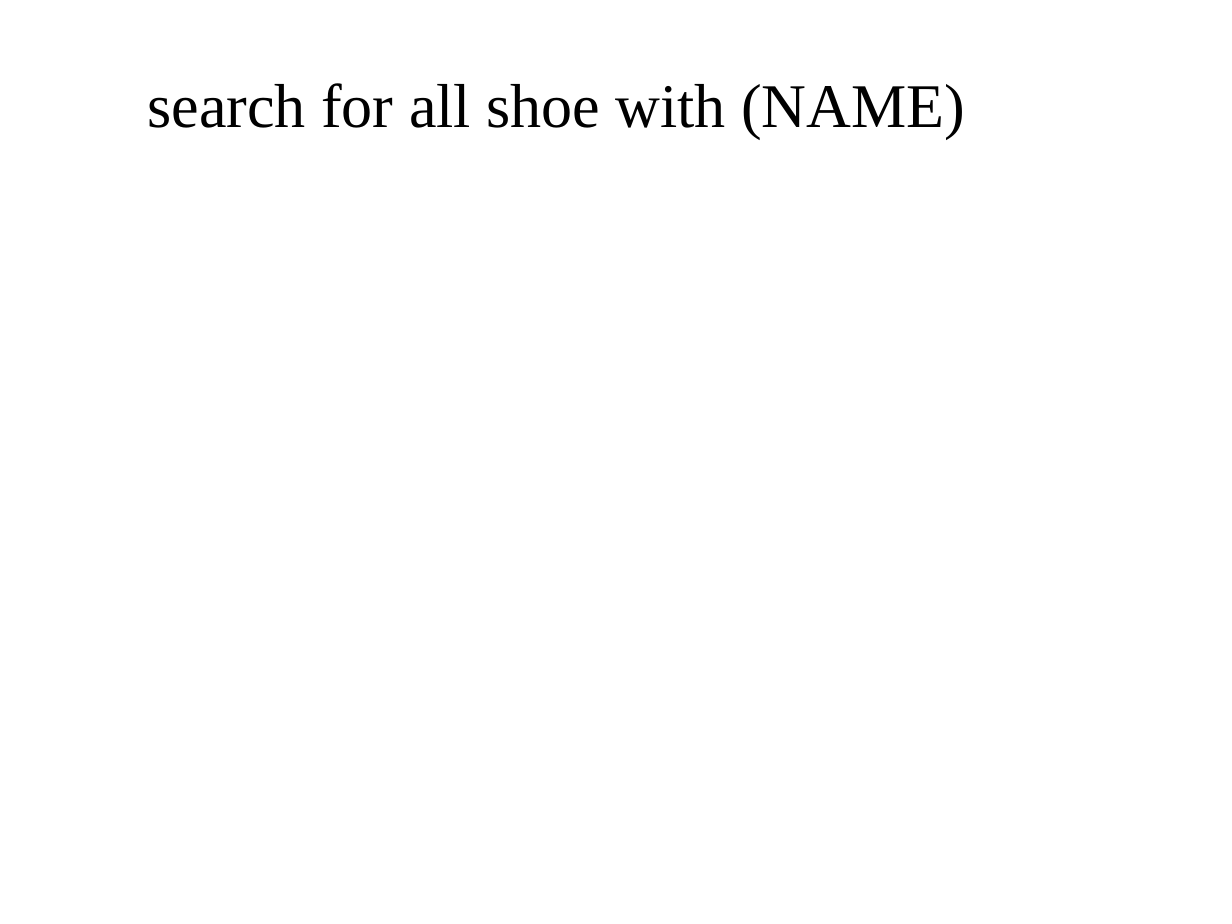
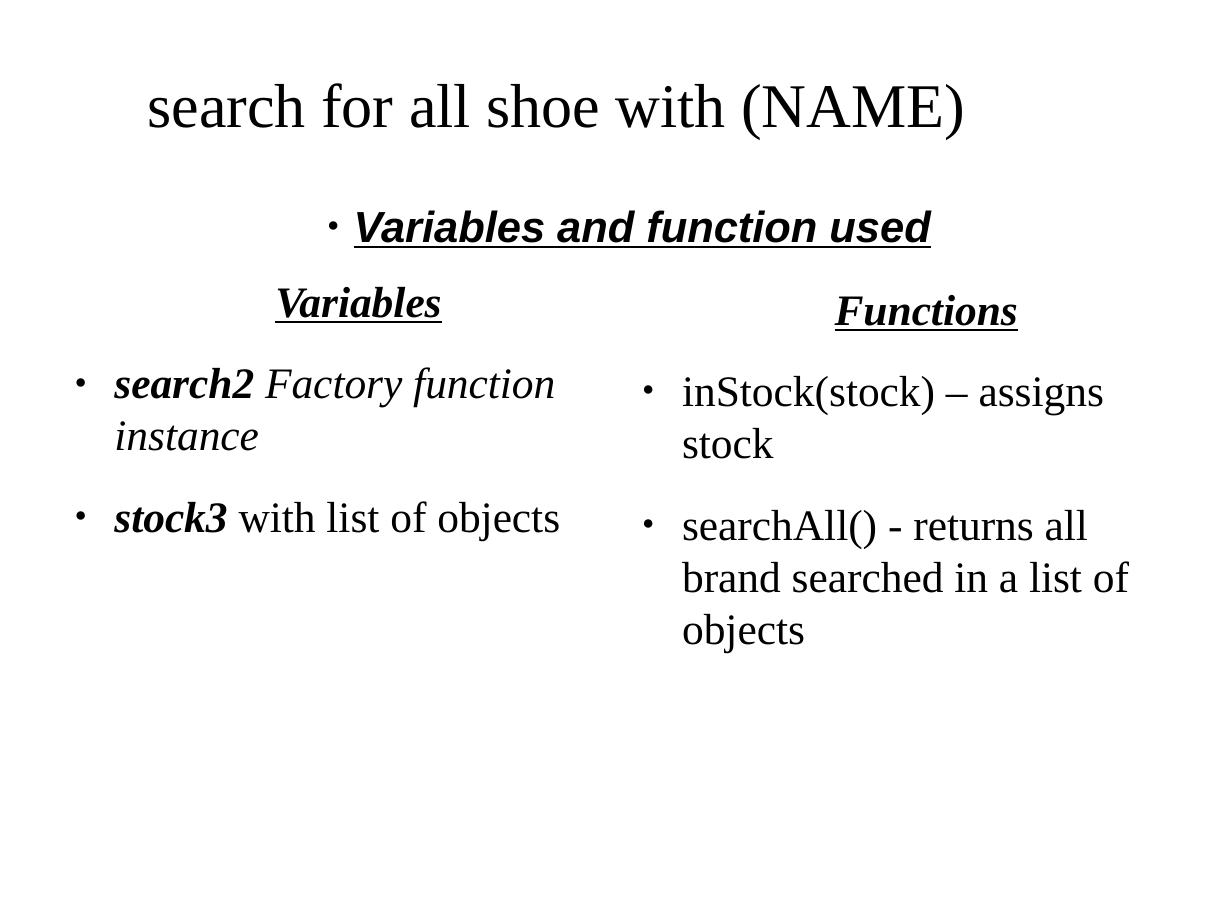
Before and after one commit to TaSiya/shoe, a slide deck: slide 12 of project presentation.odp (slide 10 before the commit). Drawn at 1232x924 pixels with LibreOffice and Linux fonts; fonts in the diff are those of the drawing; background and template pictures are left out. Boxes give left, top, right and bottom in pixels: in the first picture for what was removed or moved away, otherwise in the second. Text is boxed around its words. In the diff, an @@ line names an element or a change of style, - is before the commit and + after.

Commit message:
added more infor in the presentation about the test cases. I also added more info about the adding function. About to do the logic for it

```diff
--- a/project presentation.odp
+++ b/project presentation.odp
@@ text added at (354, 210, 930, 248), 28 pt, text #000000, bold, italic, underline @@
+● Variables and function used
@@ text added at (114, 287, 560, 541), 28 pt, text #000000, italic @@
+Variables
+● search2 Factory function instance
+● stock3 with list of objects
@@ text added at (682, 295, 1129, 653), 28 pt, text #000000 @@
+Functions
+● inStock(stock) – assigns stock
+● searchAll() - returns all brand searched in a list of objects
```
Also in this commit, not shown: 2 other slides changed, 6 slides added, 3 other files.
